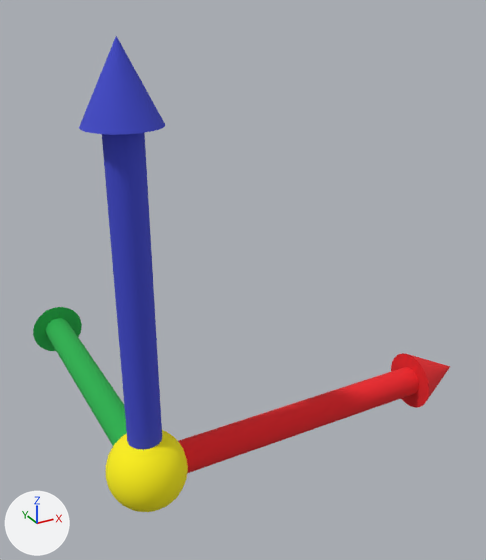
What one commit did to the OBJ model res/coord/coord.obj.
The view is the same before and after, from a 50 mm lens placed at (-0.521, -1.532, 1.304), pointed at (0.556, 0.425, 0.326). Every picture has the same lights, and +X, +Y and +Z are marked at lower left. Where no turn or scale is listed for an object, it has been applied to the vertices. Vertices at the same position are counted once.

The first picture shows 'coord'.
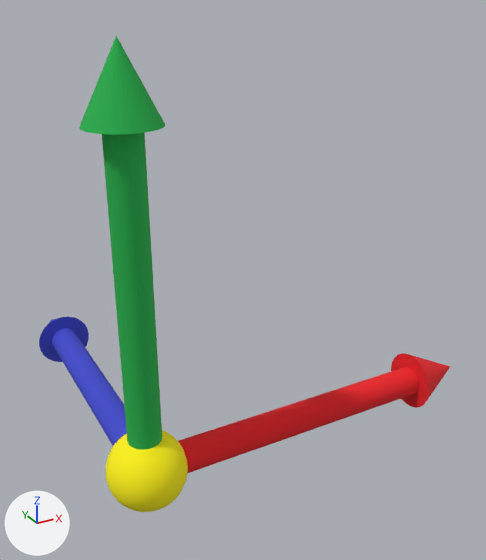
Changed parts and their boxes [x1, y1, x2, y2] in the pictures (486 x 560 px; the box of a moved part takes in the faces that stretch with it):
'coord', reshaped: before [33, 36, 450, 512]; after [39, 36, 450, 512]
part 1 of me_coord, added (blue): after [39, 317, 127, 446]
part 2 of me_coord, moved or reshaped: before [33, 307, 419, 512]; after [106, 367, 419, 512]
part 3 of me_coord, recoloured (blue to green): [79, 36, 165, 449] in both

Patch to the scene script:
```diff
--- a/res/coord/coord.obj.py
+++ b/res/coord/coord.obj.py
@@ me_coord @@
 # used by ob_coord; location = (0.0, 0.0, 0.0)
-me_coord.from_pydata(...)  # 1191 vertices, 2364 faces; spans x -0.12..1.203, y -0.12..1.2, z -0.12..1.2
+me_coord.from_pydata(...)  # 1193 vertices, 2364 faces; spans x -0.12..1.203, y -0.12..1.1, z -0.12..1.2
+# me_coord part 1: the loose piece of 237 vertices spanning x 0.003..1.203, y -0.1..0.1, z -0.1..0.1 is copied, and the copy is multiplied about its middle by the matrix ((0.0, 0.0, -1.0), (1.0, 0.0, 0.0), (0.0, -1.0, 0.0)), then moved by (-0.603, 0.5, 0.0), in mat_07___default (picture img_blue_png); it spans x -0.1..0.1, y -0.1..1.1, z -0.1..0.1
+# me_coord part 2: 192 vertices moved from x -0.098..0.098, y -0.109..0.109, z -0.111..0.111 to x -0.098..0.098, y -0.111..0.111, z -0.109..0.109; 541 vertices removed from x -0.109..1.003, y -0.115..1.2, z -0.118..0.118; 306 vertices added at x -0.109..1.003, y -0.118..0.118, z -0.115..0.115
+# me_coord part 3: 468 faces spanning x -0.1..0.1, y -0.1..0.1, z 0.0..1.2 switch from mat_07___default (picture img_blue_png) to mat_03___default (picture img_green_png)
 me_coord.materials.append(mat_08___default)
```
